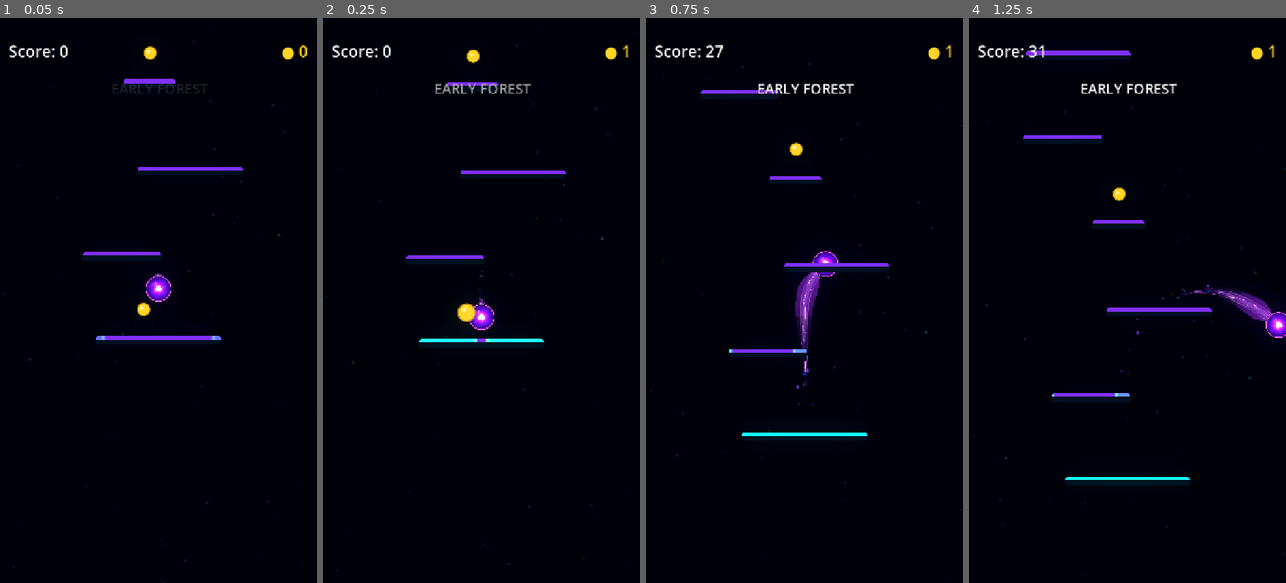
Above: before the commit, frames 1-4 (left to right).
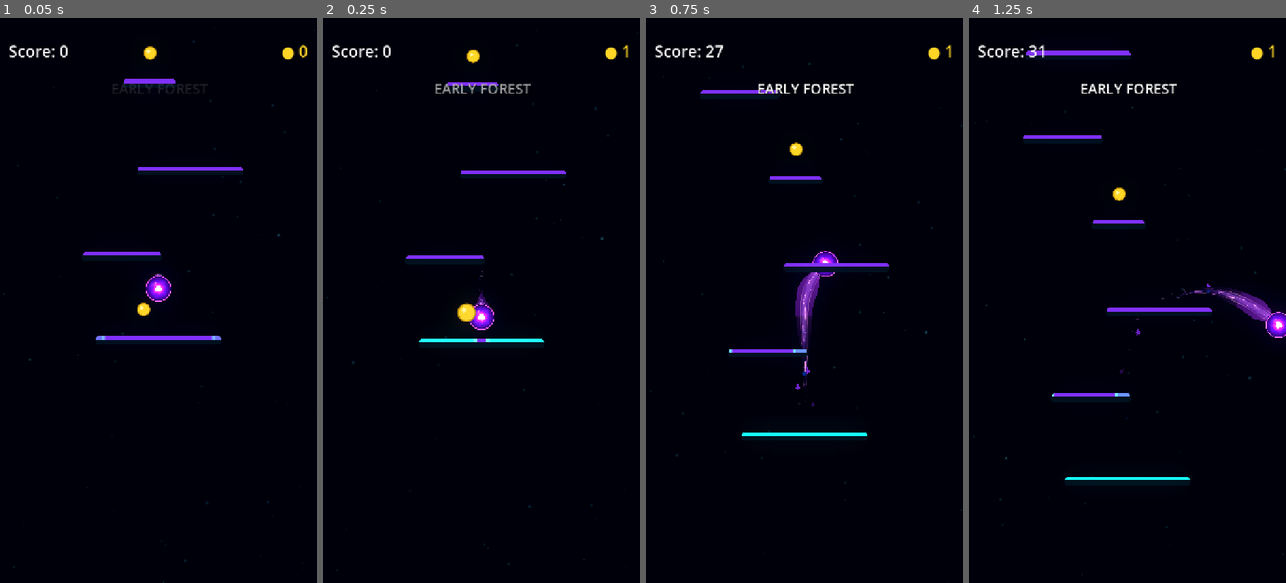
Above: after the commit, the same moments.

Repository: Kryodo/TowerJump
Game: Godot game, scene res://scenes/main.tscn
Two runs of this game, one before a commit and one after it. Both use one fixed random seed, a clock stepped at 60 frames per second and the inputs below.
Inputs (mouse positions are in pixels of both pictures, inside the frame that each line leads up to):
- Up to frame 1 (0.05 s): no input
- Up to frame 2 (0.25 s): no input
- Up to frame 3 (0.75 s): move the mouse to (874, 272) at 0.52 s; hold Right (ui_right) from 0.53 s (still down); click (874, 272) at 0.67 s
- Up to frame 4 (1.25 s): keep holding Right (ui_right)

Frame 1 is identical in both runs. In frame 2, less than 0.1% of the frame differs, in the area x 47-53%, y 48-51%; in frame 3, less than 0.1%; in frame 4, less than 0.1%.

Commit message:
Refine real breakup into angled detached trail sections

Diff:
--- a/scripts/ball_trail.gd
+++ b/scripts/ball_trail.gd
@@ -259,6 +259,7 @@
 		if _unified_shape != null:
 			_unified_shape.polygon = PackedVector2Array()
 			_unified_shape.uv = PackedVector2Array()
+		_clear_shed_geometry_pieces()
 		if _unified_contour != null:
 			_unified_contour.clear_points()
 		return
@@ -376,8 +377,9 @@
 	var polygon_uvs := PackedVector2Array()
 	var root_direction: Vector2 = tangents[0]
 	var root_normal: Vector2 = normals[0]
+	var use_geometric_shedding: bool = shedding_enabled and total_distance >= 70.0
 	var connected_end_distance: float = total_distance
-	if shedding_enabled:
+	if use_geometric_shedding:
 		connected_end_distance = total_distance * SHED_CONNECTED_END_PROGRESS
 
 	# Keep the orb and upper neck as one coherent piece. In shedding mode the
@@ -394,7 +396,7 @@
 		polygon_points.append(_unified_shape.to_local(world_point))
 		polygon_uvs.append(Vector2(0.0, arc_t))
 
-	if shedding_enabled:
+	if use_geometric_shedding:
 		# Add the surviving connected section's right edge up to its cut plane.
 		for i in range(1, path.size() - 1):
 			if cumulative_distances[i] >= connected_end_distance:
@@ -504,7 +506,7 @@
 	var sequence_value: float = float(_shed_sequence)
 	var seed_value: float = absf(sin(sequence_value * 17.13 + 2.7))
 	var side: float = -1.0 if _shed_sequence % 2 == 0 else 1.0
-	var shard_size: float = lerpf(3.2, 7.0, seed_value)
+	var shard_size: float = lerpf(4.8, 9.5, seed_value)
 	var shard := Polygon2D.new()
 	shard.name = "DetachedCometShard"
 	shard.z_as_relative = false
@@ -651,65 +653,70 @@
 	path: Array[Vector2],
 	cumulative_distances: Array[float],
 	total_distance: float,
+	tangents: Array[Vector2],
 	normals: Array[Vector2],
 	half_widths: Array[float]
 ) -> void:
 	var polygon_points := PackedVector2Array()
 	var polygon_uvs := PackedVector2Array()
-	var start_section: Dictionary = _sample_trail_cross_section(
-		start_distance, path, cumulative_distances, [], normals, half_widths
-	)
-	# Tangents are unnecessary for this builder, but the sampler expects them.
-	# The caller passes the existing tangent profile through the overload below.
-	var start_center: Vector2 = start_section["position"]
-	var start_normal: Vector2 = start_section["normal"]
-	var start_width: float = start_section["half_width"]
-
-	var end_section: Dictionary = _sample_trail_cross_section(
-		end_distance, path, cumulative_distances, [], normals, half_widths
-	)
-	var end_center: Vector2 = end_section["position"]
-	var end_normal: Vector2 = end_section["normal"]
-	var end_width: float = end_section["half_width"]
-
-	var start_skew: float = minf((end_distance - start_distance) * 0.22, 3.0)
-	var end_skew: float = minf((end_distance - start_distance) * 0.18, 2.5)
-	var start_right: Vector2 = start_center - start_normal * start_width
-	var start_left: Vector2 = start_center + start_normal * start_width
-	var end_right: Vector2 = end_center - end_normal * end_width
-	var end_left: Vector2 = end_center + end_normal * end_width
-
-	# Slightly slanted section cuts make each island feel fractured, not like a
-	# row of identical capsule segments. Intermediate vertices preserve the path.
+	var length: float = end_distance - start_distance
+	var start_skew: float = minf(length * 0.20, 3.0)
+	var end_skew: float = minf(length * 0.18, 2.5)
+
+	# Sample the two sides at different distances to create oblique, chipped
+	# ends. This makes each surviving island an irregular piece of the old body.
+	var start_right_distance: float = start_distance + start_skew
+	var start_left_distance: float = start_distance - start_skew
+	var end_right_distance: float = end_distance - end_skew
+	var end_left_distance: float = end_distance + end_skew
+
+	var start_right_section: Dictionary = _sample_trail_cross_section(
+		start_right_distance, path, cumulative_distances, tangents, normals, half_widths
+	)
+	var start_left_section: Dictionary = _sample_trail_cross_section(
+		start_left_distance, path, cumulative_distances, tangents, normals, half_widths
+	)
+	var end_right_section: Dictionary = _sample_trail_cross_section(
+		end_right_distance, path, cumulative_distances, tangents, normals, half_widths
+	)
+	var end_left_section: Dictionary = _sample_trail_cross_section(
+		end_left_distance, path, cumulative_distances, tangents, normals, half_widths
+	)
+
+	var start_right: Vector2 = start_right_section["position"] - start_right_section["normal"] * float(start_right_section["half_width"])
+	var start_left: Vector2 = start_left_section["position"] + start_left_section["normal"] * float(start_left_section["half_width"])
+	var end_right: Vector2 = end_right_section["position"] - end_right_section["normal"] * float(end_right_section["half_width"])
+	var end_left: Vector2 = end_left_section["position"] + end_left_section["normal"] * float(end_left_section["half_width"])
+
 	_append_shed_edge_sample(
 		polygon_points, polygon_uvs, start_right,
-		start_distance / total_distance, 1.0
+		start_right_distance / total_distance, 1.0
 	)
 	for i in range(1, path.size() - 1):
-		if cumulative_distances[i] > start_distance and cumulative_distances[i] < end_distance:
+		if cumulative_distances[i] > start_right_distance and cumulative_distances[i] < end_right_distance:
 			var right_point: Vector2 = path[i] - normals[i] * half_widths[i]
 			_append_shed_edge_sample(
 				polygon_points, polygon_uvs, right_point,
 				cumulative_distances[i] / total_distance, 1.0
 			)
 	_append_shed_edge_sample(
-		polygon_points, polygon_uvs, end_right + end_normal * end_skew,
-		end_distance / total_distance, 1.0
+		polygon_points, polygon_uvs, end_right,
+		end_right_distance / total_distance, 1.0
 	)
 	_append_shed_edge_sample(
-		polygon_points, polygon_uvs, end_left - end_normal * end_skew,
-		end_distance / total_distance, 0.0
+		polygon_points, polygon_uvs, end_left,
+		end_left_distance / total_distance, 0.0
 	)
 	for i in range(path.size() - 2, 0, -1):
-		if cumulative_distances[i] > start_distance and cumulative_distances[i] < end_distance:
+		if cumulative_distances[i] < end_left_distance and cumulative_distances[i] > start_left_distance:
 			var left_point: Vector2 = path[i] + normals[i] * half_widths[i]
 			_append_shed_edge_sample(
 				polygon_points, polygon_uvs, left_point,
 				cumulative_distances[i] / total_distance, 0.0
 			)
 	_append_shed_edge_sample(
-		polygon_points, polygon_uvs, start_left + start_normal * start_skew,
-		start_distance / total_distance, 0.0
+		polygon_points, polygon_uvs, start_left,
+		start_left_distance / total_distance, 0.0
 	)
 
 	piece.polygon = polygon_points
@@ -749,6 +756,7 @@
 				path,
 				cumulative_distances,
 				total_distance,
+				tangents,
 				normals,
 				half_widths
 			)
